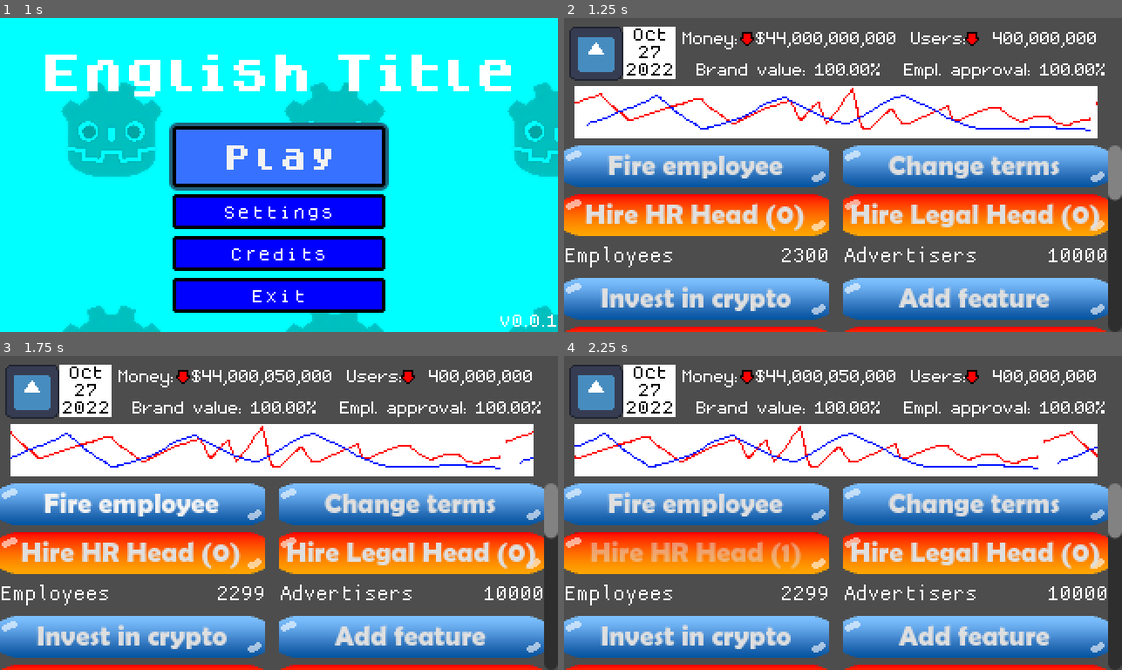
Above: before the commit, frames 1-4 (two rows, left to right).
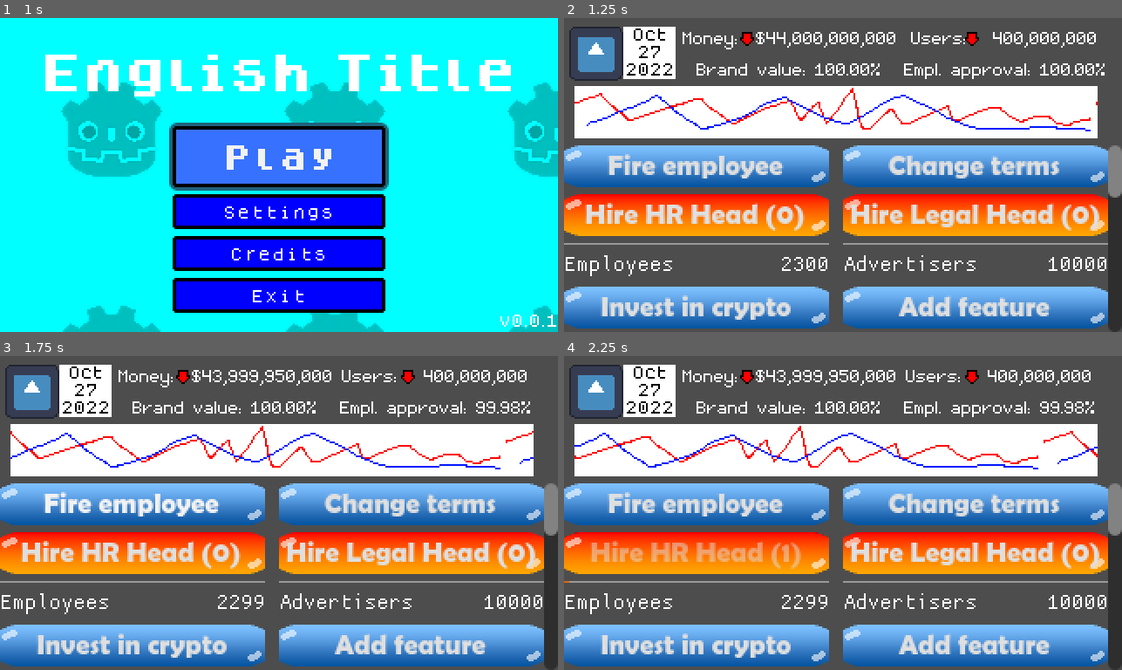
Above: after the commit, the same moments.

Repository: jynus/gmtk23
Game: Godot game, scene res://scenes/main_menu.tscn
Same seed, same stepped clock (60 frames per second), same inputs: the game is played once before the commit and once after it. The engine's default icon, where the game draws it, is replaced by a stand-in: a white triangle on a blue panel in a dark square. Sound files missing from this copy of the repository are replaced by a short silence.
Inputs:
- Up to frame 1 (1 s): click "Play" at 0.5 s
- Up to frame 2 (1.25 s): no input
- Up to frame 3 (1.75 s): click "Fire employee" at 1.25 s
- Up to frame 4 (2.25 s): click "Hire HR Head (0)" at 2 s

Frame 1 is identical in both runs. In frame 2, 15% of the frame differs, in the area x 0-100%, y 55-100%; in frame 3, 16%, in the area x 0-100%, y 4-100%; in frame 4, 16%.

Commit message:
Automated agents

Diff:
--- a/godot_project/project.godot
+++ b/godot_project/project.godot
@@ -10,7 +10,7 @@
 
 [application]
 
-config/name="godot4_jam_template"
+config/name="gmtk23"
 run/main_scene="res://scenes/main_menu.tscn"
 config/features=PackedStringArray("4.1", "GL Compatibility")
 config/icon="res://icon.svg"
--- a/godot_project/scene_objects/category.tscn
+++ b/godot_project/scene_objects/category.tscn
@@ -15,14 +15,72 @@
 default_font = ExtResource("2_huxq7")
 default_font_size = 24
 
+[sub_resource type="StyleBoxFlat" id="StyleBoxFlat_fl8tj"]
+
+[sub_resource type="StyleBoxFlat" id="StyleBoxFlat_qfwb2"]
+bg_color = Color(0.890196, 0.396078, 0, 1)
+
 [sub_resource type="LabelSettings" id="LabelSettings_ovlj2"]
 font = ExtResource("1_3dqjg")
 shadow_size = 0
+
+[sub_resource type="Animation" id="Animation_6877f"]
+resource_name = "ongoing"
+length = 10.0
+loop_mode = 1
+tracks/0/type = "value"
+tracks/0/imported = false
+tracks/0/enabled = true
+tracks/0/path = NodePath("ProgressBar:value")
+tracks/0/interp = 1
+tracks/0/loop_wrap = true
+tracks/0/keys = {
+"times": PackedFloat32Array(0, 10),
+"transitions": PackedFloat32Array(1, 1),
+"update": 0,
+"values": [0.0, 100.0]
+}
+tracks/1/type = "method"
+tracks/1/imported = false
+tracks/1/enabled = true
+tracks/1/path = NodePath(".")
+tracks/1/interp = 1
+tracks/1/loop_wrap = true
+tracks/1/keys = {
+"times": PackedFloat32Array(10),
+"transitions": PackedFloat32Array(1),
+"values": [{
+"args": [],
+"method": &"take_effect"
+}]
+}
+
+[sub_resource type="Animation" id="Animation_yomj1"]
+length = 0.001
+tracks/0/type = "value"
+tracks/0/imported = false
+tracks/0/enabled = true
+tracks/0/path = NodePath("ProgressBar:value")
+tracks/0/interp = 1
+tracks/0/loop_wrap = true
+tracks/0/keys = {
+"times": PackedFloat32Array(0),
+"transitions": PackedFloat32Array(1),
+"update": 0,
+"values": [0.0]
+}
+
+[sub_resource type="AnimationLibrary" id="AnimationLibrary_cgk1g"]
+_data = {
+"RESET": SubResource("Animation_yomj1"),
+"ongoing": SubResource("Animation_6877f")
+}
 
 [node name="Container" type="VBoxContainer"]
 offset_right = 141.0
 offset_bottom = 75.0
 script = ExtResource("1_qdypa")
+can_quantity_be_negative = null
 
 [node name="ActionButton" type="Button" parent="."]
 custom_minimum_size = Vector2(141, 24)
@@ -49,6 +107,12 @@
 theme_override_styles/focus = ExtResource("7_g1ovu")
 text = "Hire  (0)"
 
+[node name="ProgressBar" type="ProgressBar" parent="."]
+layout_mode = 2
+theme_override_styles/background = SubResource("StyleBoxFlat_fl8tj")
+theme_override_styles/fill = SubResource("StyleBoxFlat_qfwb2")
+show_percentage = false
+
 [node name="HBoxContainer" type="HBoxContainer" parent="."]
 layout_mode = 2
 size_flags_vertical = 3
@@ -56,6 +120,7 @@
 [node name="MetricLabel" type="Label" parent="HBoxContainer"]
 layout_mode = 2
 size_flags_horizontal = 3
+text = "Metric"
 label_settings = SubResource("LabelSettings_ovlj2")
 
 [node name="MetricQuantityLabel" type="Label" parent="HBoxContainer"]
@@ -65,8 +130,10 @@
 label_settings = SubResource("LabelSettings_ovlj2")
 horizontal_alignment = 2
 
-[node name="Timer" type="Timer" parent="."]
+[node name="Progress" type="AnimationPlayer" parent="."]
+libraries = {
+"": SubResource("AnimationLibrary_cgk1g")
+}
 
 [connection signal="pressed" from="ActionButton" to="." method="_on_action_button_pressed"]
 [connection signal="pressed" from="VIPButton" to="." method="_on_vip_button_pressed"]
-[connection signal="timeout" from="Timer" to="." method="_on_timer_timeout"]
--- a/godot_project/scenes/game_loop.tscn
+++ b/godot_project/scenes/game_loop.tscn
@@ -192,6 +192,7 @@
 default_quantity = 2300
 action_effect = -1
 vp_frequency = 10
+can_quantity_be_negative = false
 
 [node name="MarginContainer" type="MarginContainer" parent="ScrollContainer/GridContainer"]
 layout_mode = 2
@@ -205,6 +206,7 @@
 default_quantity = 10000
 action_effect = -5
 vp_frequency = 10
+can_quantity_be_negative = false
 
 [node name="Crypto" parent="ScrollContainer/GridContainer" instance=ExtResource("4_jkiuj")]
 layout_mode = 2
@@ -214,19 +216,22 @@
 metric_name = "Tokens"
 action_effect = 15
 vp_frequency = 10
+can_quantity_be_negative = false
 
 [node name="MarginContainer2" type="MarginContainer" parent="ScrollContainer/GridContainer"]
 layout_mode = 2
 
 [node name="AddFeature" parent="ScrollContainer/GridContainer" instance=ExtResource("4_jkiuj")]
+unique_name_in_owner = true
 layout_mode = 2
 size_flags_horizontal = 3
 action_name = "Add feature"
 vp_name = "CTO"
 metric_name = "Visits"
 default_quantity = 10000000000
-action_effect = -20000
-vp_frequency = 10
+action_effect = -200000
+vp_frequency = 10
+can_quantity_be_negative = false
 
 [node name="PRStunt" parent="ScrollContainer/GridContainer" instance=ExtResource("4_jkiuj")]
 layout_mode = 2
@@ -236,11 +241,13 @@
 metric_name = "Ratios"
 action_effect = 1
 vp_frequency = 10
+can_quantity_be_negative = false
 
 [node name="MarginContainer3" type="MarginContainer" parent="ScrollContainer/GridContainer"]
 layout_mode = 2
 
 [node name="RemoveFeature" parent="ScrollContainer/GridContainer" instance=ExtResource("4_jkiuj")]
+unique_name_in_owner = true
 layout_mode = 2
 size_flags_horizontal = 3
 action_name = "Remove feature"
@@ -249,6 +256,7 @@
 default_quantity = 10000
 action_effect = -5
 vp_frequency = 10
+can_quantity_be_negative = false
 
 [node name="PublicStatement" parent="ScrollContainer/GridContainer" instance=ExtResource("4_jkiuj")]
 layout_mode = 2
@@ -258,6 +266,7 @@
 metric_name = "Angry analysts"
 action_effect = 12
 vp_frequency = 10
+can_quantity_be_negative = false
 
 [node name="MarginContainer4" type="MarginContainer" parent="ScrollContainer/GridContainer"]
 layout_mode = 2
@@ -270,6 +279,7 @@
 metric_name = "Assets"
 action_effect = 100000
 vp_frequency = 10
+can_quantity_be_negative = false
 
 [node name="Paywall" parent="ScrollContainer/GridContainer" instance=ExtResource("4_jkiuj")]
 layout_mode = 2
@@ -279,11 +289,12 @@
 metric_name = "Paying users"
 action_effect = 500
 vp_frequency = 10
+can_quantity_be_negative = false
 
 [node name="MarginContainer5" type="MarginContainer" parent="ScrollContainer/GridContainer"]
 layout_mode = 2
 
-[node name="Startup2" parent="ScrollContainer/GridContainer" instance=ExtResource("4_jkiuj")]
+[node name="Poll" parent="ScrollContainer/GridContainer" instance=ExtResource("4_jkiuj")]
 layout_mode = 2
 size_flags_horizontal = 3
 action_name = "Poll users"
@@ -291,6 +302,7 @@
 metric_name = "Hate msgs"
 action_effect = 1000
 vp_frequency = 10
+can_quantity_be_negative = false
 
 [node name="Promise" parent="ScrollContainer/GridContainer" instance=ExtResource("4_jkiuj")]
 layout_mode = 2
@@ -300,6 +312,7 @@
 metric_name = "Broken promises"
 action_effect = 1
 vp_frequency = 10
+can_quantity_be_negative = false
 
 [node name="MarginContainer6" type="MarginContainer" parent="ScrollContainer/GridContainer"]
 layout_mode = 2
@@ -312,6 +325,7 @@
 metric_name = "Nazi counter"
 action_effect = 200
 vp_frequency = 10
+can_quantity_be_negative = false
 
 [node name="pauseMenu" parent="." instance=ExtResource("5_0g02i")]
 visible = false
@@ -330,4 +344,14 @@
 
 [connection signal="take_action" from="ScrollContainer/GridContainer/Firing" to="." method="_on_firing_take_action"]
 [connection signal="take_action" from="ScrollContainer/GridContainer/Terms" to="." method="_on_terms_take_action"]
+[connection signal="take_action" from="ScrollContainer/GridContainer/Crypto" to="." method="_on_crypto_take_action"]
+[connection signal="take_action" from="ScrollContainer/GridContainer/AddFeature" to="." method="_on_add_feature_take_action"]
+[connection signal="take_action" from="ScrollContainer/GridContainer/PRStunt" to="." method="_on_pr_stunt_take_action"]
+[connection signal="take_action" from="ScrollContainer/GridContainer/RemoveFeature" to="." method="_on_remove_feature_take_action"]
+[connection signal="take_action" from="ScrollContainer/GridContainer/PublicStatement" to="." method="_on_public_statement_take_action"]
+[connection signal="take_action" from="ScrollContainer/GridContainer/Startup" to="." method="_on_startup_take_action"]
+[connection signal="take_action" from="ScrollContainer/GridContainer/Paywall" to="." method="_on_paywall_take_action"]
+[connection signal="take_action" from="ScrollContainer/GridContainer/Poll" to="." method="_on_poll_take_action"]
+[connection signal="take_action" from="ScrollContainer/GridContainer/Promise" to="." method="_on_promise_take_action"]
+[connection signal="take_action" from="ScrollContainer/GridContainer/Dogwhistle" to="." method="_on_dogwhistle_take_action"]
 [connection signal="timeout" from="Timer" to="." method="_on_timer_timeout"]
--- a/godot_project/scripts/category.gd
+++ b/godot_project/scripts/category.gd
@@ -10,36 +10,42 @@
 @export var action_effect : int
 @export var vp_frequency : int
 @export var max_vips : int = 1
+@export var can_quantity_be_negative : bool = false
 
 @onready var quantity_label = $HBoxContainer/MetricQuantityLabel
-@onready var timer = $Timer
 @onready var vip_button = $VIPButton
+@onready var progress = $Progress
 
 
 var quantity : int:
 	set(value):
-		quantity = value
+		if not can_quantity_be_negative and value < 0:
+			quantity = 0
+		else:
+			quantity = value
 		quantity_label.text = str(quantity)
 
 var vips : int = 0:
 	set(value):
+		if value < 0:
+			vips = 0
 		if value <= max_vips:
 			vips = value
 		if value >= max_vips:
 			vips = max_vips
 			vip_button.disabled = true
 		vip_button.text = "Hire " + vp_name + " (" + str(vips) + ")"
-		if vips > 0 and timer.is_stopped():
-			timer.start()
-		elif vips == 0 and not timer.is_stopped():
-			timer.stop()
+		if vips > 0 and not progress.is_playing():
+			progress.play("ongoing")
+		elif vips == 0 and progress.is_playing():
+			progress.stop()
 
 # Called when the node enters the scene tree for the first time.
 func _ready():
 	$ActionButton.text = action_name
 	$VIPButton.text = "Hire " + vp_name + " (" + str(vips) + ")"
 	$HBoxContainer/MetricLabel.text = metric_name
-	timer.wait_time = vp_frequency
+	progress.speed_scale = vp_frequency / 10.0
 	quantity = default_quantity
 
 # Called every frame. 'delta' is the elapsed time since the previous frame.
@@ -52,9 +58,6 @@
 func _on_vip_button_pressed():
 	vips += 1
 
-func _on_timer_timeout():
-	take_effect()
-
 func take_effect():
 	"""Increase the quantity when enabled manually or automatically"""
 	quantity += action_effect
--- a/godot_project/scripts/game_loop.gd
+++ b/godot_project/scripts/game_loop.gd
@@ -16,6 +16,8 @@
 @onready var approval_label = %Approval
 @onready var date_label = %DateLabel
 @onready var firing = %Firing
+@onready var add_feature = %AddFeature
+@onready var remove_feature = %RemoveFeature
 
 var months : Array = [
 	"",
@@ -46,23 +48,39 @@
 
 var users : int:
 	set(value):
-		users = value
+		if value < 0:
+			users = 0
+		else:
+			users = value
 		users_label.text = "Users:      " + format_score(value)
-
 
 var brand : float:
 	set(value):
-		brand = value
+		if value < 0.0:
+			brand = 0.0
+		elif value > 100.0:
+			brand = 100.0
+		else:
+			brand = value
 		brand_label.text = "Brand  value:  " + str(value).pad_decimals(2) + "%"
 
 var approval : float:
 	set(value):
-		approval = value
+		if value < 0.0:
+			approval = 0.0
+		elif value > 100.0:
+			approval = 100.0
+		else:
+			approval = value
 		approval_label.text = "Empl.  approval:  " + str(value).pad_decimals(2) + "%"
 
 @export var default_employees : int = 2300
+@export var default_monthly_unique_visits : int = 10000000000
+@export var default_advertisers : int = 100000000
 
 var employees : int
+var visits : int
+var advertisers : int
 
 func format_score(value : int) -> String:
 	var score = str(value)
@@ -79,7 +97,11 @@
 	approval = default_approval
 	current_date = Time.get_unix_time_from_datetime_dict({"year": 2022, "month": 10, "day": 27 })
 	employees = default_employees
+	visits = default_monthly_unique_visits
+	advertisers = default_advertisers
 	firing.default_quantity = default_employees
+	add_feature.default_quantity = default_monthly_unique_visits
+	remove_feature.default_quantity = default_advertisers
 
 
 # Called every frame. 'delta' is the elapsed time since the previous frame.
@@ -102,9 +124,73 @@
 func _on_firing_take_action(metric):
 	var firings : int = max(0, employees - metric)
 	employees -= metric
-	money += 50000 * firings
-	approval_delta -= 0.005 * firings
+	money -= 50000 * firings
+	approval -= 0.02
+	approval_delta -= 0.01 * firings
 
 func _on_terms_take_action(metric):
 	money_delta -= 1000000
 	brand_delta -= 0.01
+
+
+func _on_crypto_take_action(metric):
+	money -= 1000000
+	money_delta -= 10000 * metric
+
+
+func _on_add_feature_take_action(metric):
+	var visits_lost : int = max(0, visits - metric)
+	visits = metric
+	money -= 1000 * visits_lost
+	users += 10000
+
+
+func _on_pr_stunt_take_action(metric):
+	users += 10000
+	brand_delta -= 0.00001
+
+func _on_remove_feature_take_action(metric):
+	var advertisers_lost : int = max(0, advertisers - metric)
+	users -= 1000000
+	users_delta += 10000
+	money_delta -= round(advertisers_lost / 10000.0)
+
+
+func _on_public_statement_take_action(metric):
+	users -= 10000
+	brand_delta -= 0.00001
+
+
+func _on_startup_take_action(metric):
+	money -= 100000000
+	approval -= 0.005
+	brand_delta += 0.00002
+
+
+func _on_paywall_take_action(metric):
+	money += 100000
+	money_delta += 10000
+	users_delta -= 100000
+
+
+
+func _on_poll_take_action(metric):
+	users += 100000
+	users_delta += 100000
+	approval_delta -= 0.0005
+
+
+
+func _on_promise_take_action(metric):
+	users_delta -= 100000
+	brand_delta -= 0.0005
+
+
+
+func _on_dogwhistle_take_action(metric):
+	users += 1000
+	users_delta -= 100000
+	brand_delta -= 0.005
+	money -= 1000000
+	money_delta -= 100000
+	approval -= 0.05
Not shown: 1 places in godot_project/scene_objects/category.tscn that only renumber resources
Not shown, added: builds/web/gmtk23.zip
Not shown, removed: builds/web/index.apple-touch-icon.png.import
Not shown, changed: builds/web/index.html
Not shown, removed: builds/web/index.icon.png.import
Not shown, changed: builds/web/index.js
Not shown, changed: builds/web/index.pck
Not shown, removed: builds/web/index.png.import
Not shown, changed: builds/web/index.wasm
Not shown, changed: builds/web/web_export.zip
